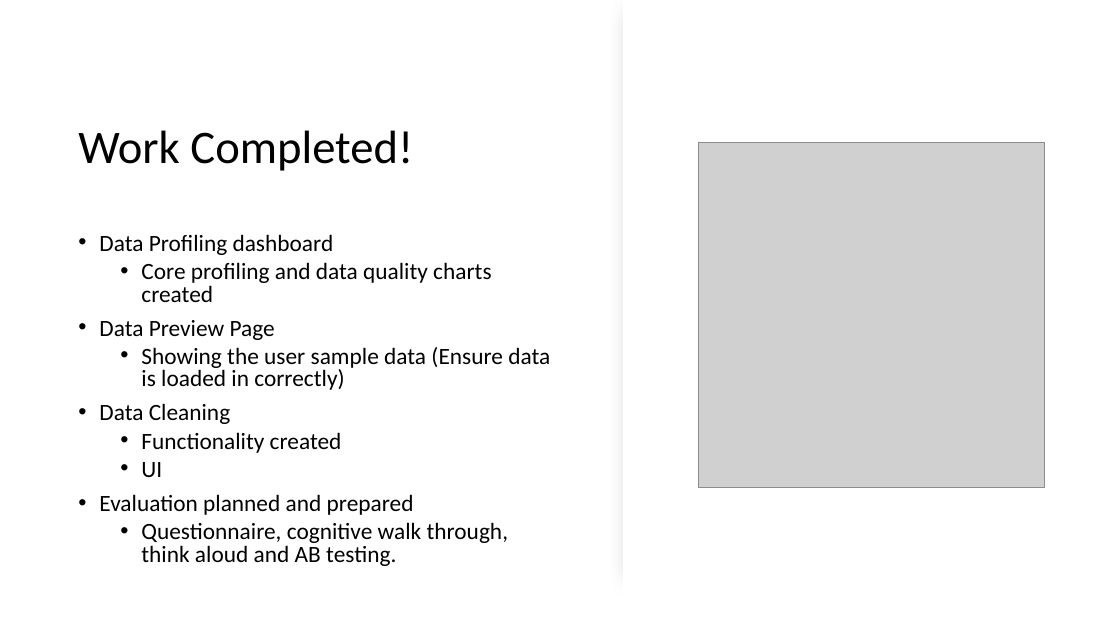
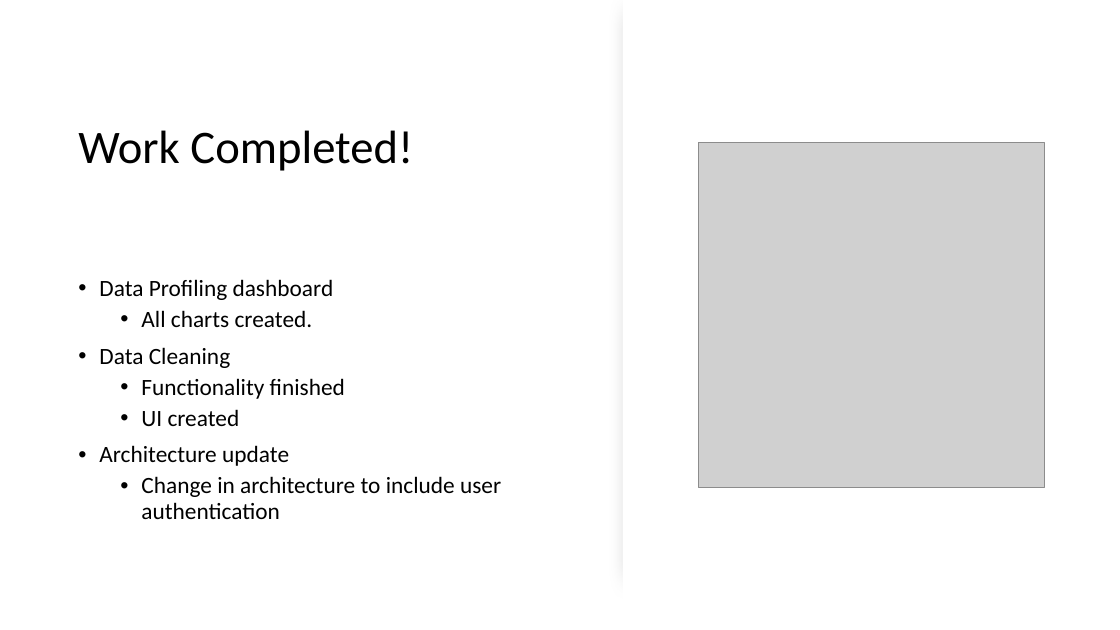
Before and after one commit to SeanMcCrossanTUD/TUD-Group-Project, a slide deck: slide 3 of Project supporting Artifacts/Friday Presentations/presentation_Friday 10th.pptx. Drawn at 1120x630 pixels with LibreOffice and Linux fonts; fonts in the diff are those of the drawing; grey boxes stand for pictures. Boxes give left, top, right and bottom in pixels: in the first picture for what was removed or moved away, otherwise in the second. Text is boxed around its words. In the diff, an @@ line names an element or a change of style, - is before the commit and + after.

```diff
--- a/Project supporting Artifacts/Friday Presentations/presentation_Friday 10th.pptx
+++ b/Project supporting Artifacts/Friday Presentations/presentation_Friday 10th.pptx
@@ text at (99, 279, 334, 368): line spacing 0.8 to 0.9 @@
@@ text at (141, 310, 313, 327): text changed @@
-  • Core profiling and data quality charts created
-• Data Preview Page
-  • Showing the user sample data (Ensure data is loaded in correctly)
+  • All charts created.
@@ text at (99, 378, 501, 519): text changed @@
-  • Functionality created
-  • UI
-• Evaluation planned and prepared
-  • Questionnaire, cognitive walk through, think aloud and AB testing.
+  • Functionality finished
+  • UI created
+• Architecture update
+  • Change in architecture to include user authentication
```
Also in this commit, not shown: 2 other slides changed, 1 other file.
